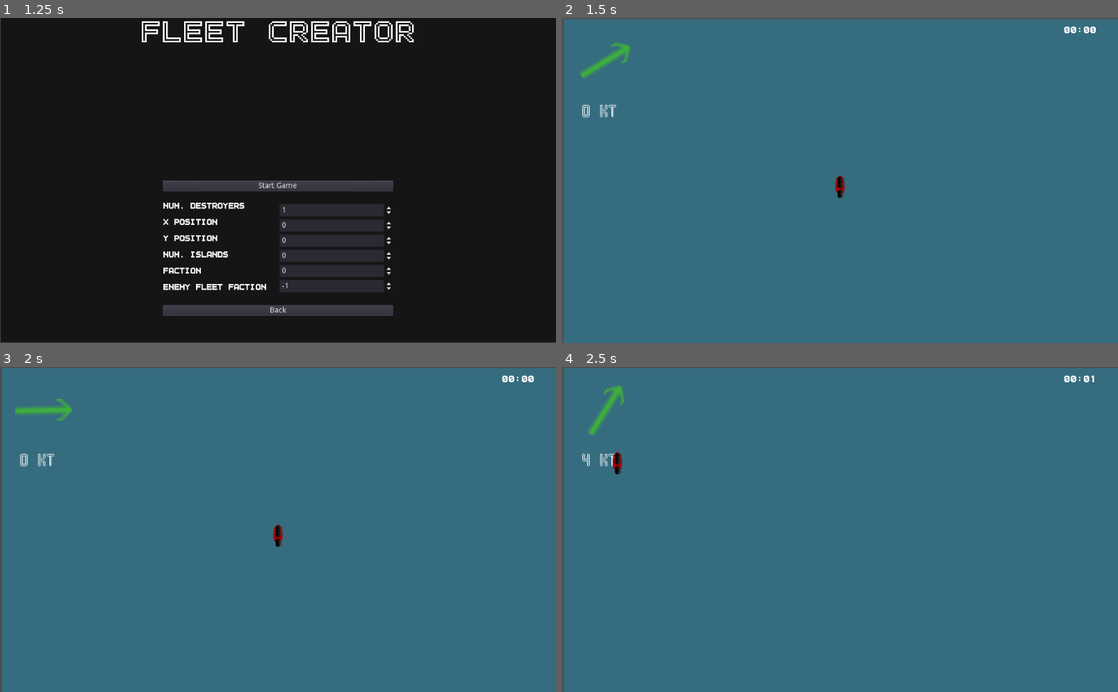
Above: before the commit, frames 1-4 (two rows, left to right).
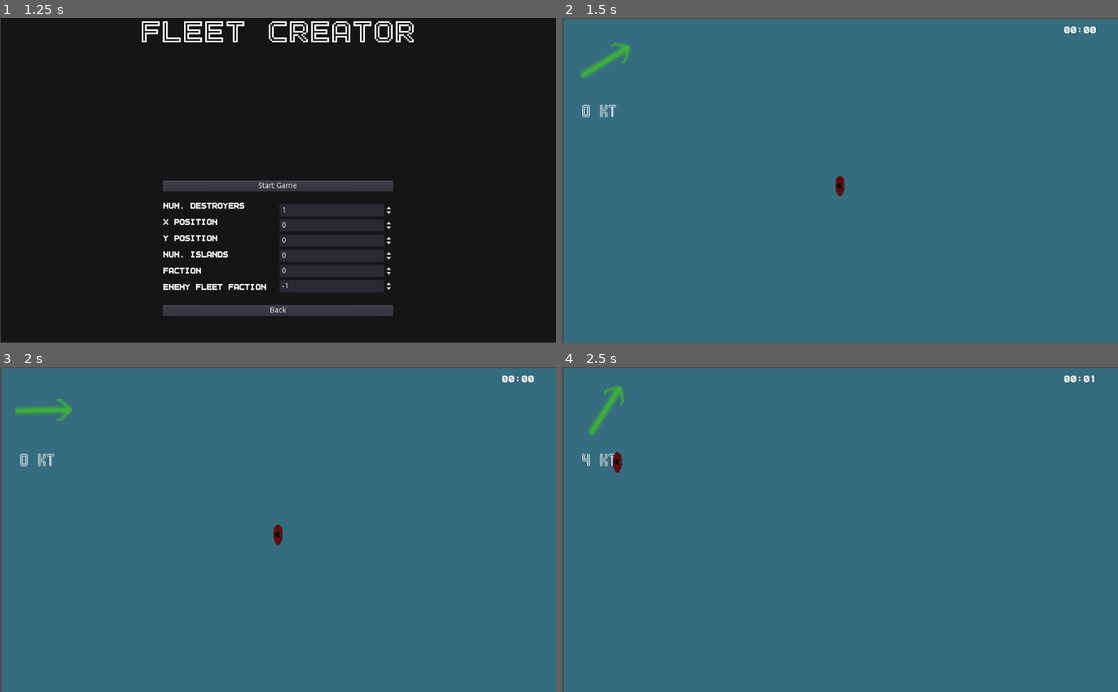
Above: after the commit, the same moments.

Repository: peter-shaw-benson/naval-game
Game: Godot game, scene res://gui/MainMenu.tscn
The game is run twice, just before and just after one commit, with the same random seed, the same clock (stepped at 60 frames per second) and the same inputs.
Inputs (mouse positions are in pixels of both pictures, inside the frame that each line leads up to):
- Up to frame 1 (1.25 s): click "Start Game (New Version)" at 0.5 s
- Up to frame 2 (1.5 s): click "Start Game" at 1.25 s
- Up to frame 3 (2 s): no input
- Up to frame 4 (2.5 s): move the mouse to (617, 461) at 2.02 s; hold A (shoot) from 2.03 s (still down); click (617, 461) at 2.17 s; tap Z (strike) at 2.3 s

Frame 1 is identical in both runs. In frame 2, less than 0.1% of the frame differs, in the area x 49-51%, y 48-56%; in frame 3, less than 0.1%; in frame 4, less than 0.1%, in the area x 9-11%, y 26-34%.
Error after the commit: Invalid set index 'x_offset' (on base: 'Area2D (Turret.gd)') with value of type 'int'. (res://Ships2/Turrets/Turret.gd:18)

Commit message:
finalized the multiple turrets a bit more

Diff:
--- a/Entities/Ships/FletcherClassDestroyer.gd
+++ b/Entities/Ships/FletcherClassDestroyer.gd
@@ -16,12 +16,18 @@
 "HMS Ramsey",
 ]
 
+var fletcher_turret_path = "res://art/Turrets/Light Gun 1/LightGunSprite.tres"
+
+# this determines the placement of each individual turret.
+# while this seems excessive for a simple ship, if we want to add MG's or something later,
+# this will become much more complex (with multiple sprite paths, multiple offsets, etc).
+
 var turret_list = [
-	{"weapon": LightGun.new(), "y_offset": 30, "barrels": 1},
-	{"weapon": LightGun.new(), "y_offset": 20, "barrels": 1},
-	{"weapon": LightGun.new(), "y_offset": 0, "barrels": 1},
-	{"weapon": LightGun.new(), "y_offset": -10, "barrels": 1},
-	{"weapon": LightGun.new(), "y_offset": -20, "barrels": 1},
+	{"weapon": LightGun.new(), "offset": [0,30], "barrels": 1, "sprite_path": fletcher_turret_path},
+	{"weapon": LightGun.new(), "offset": [0,20], "barrels": 1, "sprite_path": fletcher_turret_path},
+	{"weapon": LightGun.new(), "offset": [0,0], "barrels": 1, "sprite_path": fletcher_turret_path},
+	{"weapon": LightGun.new(), "offset": [0,-10], "barrels": 1, "sprite_path": fletcher_turret_path},
+	{"weapon": LightGun.new(), "offset": [0,-20], "barrels": 1, "sprite_path": fletcher_turret_path},
 ]
 
 var ship_stats = {
--- a/Ships2/ShipScene.gd
+++ b/Ships2/ShipScene.gd
@@ -151,7 +151,7 @@
 
 
 		## COMBAT
-		elif Input.is_action_pressed("shoot"):
+		elif Input.is_action_just_pressed("shoot"):
 			#print("shooting turrets")
 			if selected and combat_enabled:
 				self.shoot_turrets()
--- a/Ships2/ShipScene.tscn
+++ b/Ships2/ShipScene.tscn
@@ -1,25 +1,54 @@
-[gd_scene load_steps=8 format=2]
+[gd_scene load_steps=13 format=2]
 
 [ext_resource path="res://art/Individual Ship Sprite/Gunboat/gunboat_basic.png" type="Texture" id=1]
 [ext_resource path="res://Ships2/ShipScene.gd" type="Script" id=2]
 [ext_resource path="res://Miscellaneous/Detection Area.tscn" type="PackedScene" id=3]
-[ext_resource path="res://art/Individual Ship Sprite/Gunboat/gunboat_selected.png" type="Texture" id=4]
 [ext_resource path="res://Ships2/Turrets/Turret.tscn" type="PackedScene" id=5]
 
-[sub_resource type="SpriteFrames" id=1]
+[sub_resource type="AtlasTexture" id=1]
+flags = 4
+atlas = ExtResource( 1 )
+region = Rect2( 32, 0, 32, 32 )
+
+[sub_resource type="AtlasTexture" id=2]
+flags = 4
+atlas = ExtResource( 1 )
+region = Rect2( 32, 32, 32, 32 )
+
+[sub_resource type="AtlasTexture" id=3]
+flags = 4
+atlas = ExtResource( 1 )
+region = Rect2( 32, 64, 32, 32 )
+
+[sub_resource type="AtlasTexture" id=4]
+flags = 4
+atlas = ExtResource( 1 )
+region = Rect2( 0, 0, 32, 32 )
+
+[sub_resource type="AtlasTexture" id=5]
+flags = 4
+atlas = ExtResource( 1 )
+region = Rect2( 0, 32, 32, 32 )
+
+[sub_resource type="AtlasTexture" id=6]
+flags = 4
+atlas = ExtResource( 1 )
+region = Rect2( 0, 64, 32, 32 )
+
+[sub_resource type="SpriteFrames" id=7]
 animations = [ {
-"frames": [ ExtResource( 1 ) ],
+"frames": [ SubResource( 1 ), SubResource( 2 ), SubResource( 3 ) ],
+"loop": true,
+"name": "gunboat_clicked",
+"speed": 5.0
+}, {
+"frames": [ SubResource( 4 ), SubResource( 5 ), SubResource( 6 ) ],
 "loop": true,
 "name": "gunboat_basic",
 "speed": 5.0
-}, {
-"frames": [ ExtResource( 4 ) ],
-"loop": true,
-"name": "gunboat_clicked",
-"speed": 5.0
 } ]
 
-[sub_resource type="CapsuleShape2D" id=2]
+[sub_resource type="CapsuleShape2D" id=8]
 radius = 23.969
 height = 11.4084
 
@@ -30,18 +59,18 @@
 
 [node name="Sprite" type="AnimatedSprite" parent="."]
 scale = Vector2( 2, 2 )
-frames = SubResource( 1 )
+frames = SubResource( 7 )
 animation = "gunboat_basic"
 
 [node name="Hitbox" type="CollisionShape2D" parent="."]
 visible = false
 position = Vector2( 0.353561, 0 )
-shape = SubResource( 2 )
+shape = SubResource( 8 )
 
 [node name="IslandCollision" type="CollisionShape2D" parent="."]
 visible = false
 position = Vector2( 0.353561, 0 )
-shape = SubResource( 2 )
+shape = SubResource( 8 )
 
 [node name="ShotTimer" type="Timer" parent="."]
 [connection signal="area_entered" from="." to="." method="_on_Ship_area_entered"]
--- a/Ships2/Turrets/Turret.gd
+++ b/Ships2/Turrets/Turret.gd
@@ -14,8 +14,17 @@
 	# here, weapon is a dict of weapon data, y offset, and number of barrels
 	self.weaponData = weapon["weapon"]
 
-	self.y_offset = weapon["y_offset"]
+	self.y_offset = weapon["offset"][1]
+	self.x_offset = weapon["offset"][0]
 	self.num_barrels = weapon["barrels"]
+
+	# set sprite from the sprite path given in the weapon dict
+	var frames = load(weapon["sprite_path"])
+	get_node("AnimatedSprite").set_sprite_frames(frames)
+
+	get_node("AnimatedSprite").animation = "default"
+
+	#get_node("AnimatedSprite").speed_scale = 1
 
 	self.position.y += self.y_offset
 
@@ -39,6 +48,20 @@
 
 		bullet.transform = $Barrel.global_transform
 
+	get_node("AnimatedSprite").animation = "shoot"
+	get_node("AnimatedSprite").play()
+
+	get_node("AnimatedSprite").animation = "default"
+
+	#if get_node("AnimatedSprite").animation == "default":
+	#play_shoot_animation()
+
+func play_shoot_animation():
+	get_node("AnimatedSprite").animation = "shoot"
+	get_node("AnimatedSprite").play()
+
+	get_node("AnimatedSprite").animation = "default"
+
 func unlock():
 	self.locked = false
 
--- /dev/null
+++ b/art/Turrets/Light Gun 1/LightGunSprite.tres
@@ -0,0 +1,41 @@
+[gd_resource type="SpriteFrames" load_steps=7 format=2]
+
+[ext_resource path="res://art/Turrets/Light Gun 1/LightGun.png" type="Texture" id=1]
+
+[sub_resource type="AtlasTexture" id=1]
+flags = 4
+atlas = ExtResource( 1 )
+region = Rect2( 48, 0, 48, 48 )
+
+[sub_resource type="AtlasTexture" id=2]
+flags = 4
+atlas = ExtResource( 1 )
+region = Rect2( 0, 48, 48, 48 )
+
+[sub_resource type="AtlasTexture" id=3]
+flags = 4
+atlas = ExtResource( 1 )
+region = Rect2( 48, 48, 48, 48 )
+
+[sub_resource type="AtlasTexture" id=4]
+flags = 4
+atlas = ExtResource( 1 )
+region = Rect2( 0, 96, 48, 48 )
+
+[sub_resource type="AtlasTexture" id=5]
+flags = 4
+atlas = ExtResource( 1 )
+region = Rect2( 0, 0, 48, 48 )
+
+[resource]
+animations = [ {
+"frames": [ SubResource( 1 ), SubResource( 2 ), SubResource( 3 ), SubResource( 4 ) ],
+"loop": true,
+"name": "shoot",
+"speed": 5.0
+}, {
+"frames": [ SubResource( 5 ) ],
+"loop": true,
+"name": "default",
+"speed": 5.0
+} ]
--- a/gui/Fleet Maker.gd
+++ b/gui/Fleet Maker.gd
@@ -12,7 +12,7 @@
 var position_y = 0
 var num_islands = 0
 
-var faction = 0
+var player_faction = 0
 var enemy_faction = -1
 
 func _ready():
@@ -23,12 +23,12 @@
 
 	var initial_pos = Vector2(position_x, position_y)
 	#var squad = Squadron.new()
-	var ship_list = make_destroyer_array(num_destroyers, initial_pos)
+	var ship_list = make_destroyer_array(num_destroyers, initial_pos, player_faction)
 	#print(ship_list[0].speed)
 
 	return ship_list
 
-func make_destroyer_array(length, initial_pos):
+func make_destroyer_array(length, initial_pos, faction):
 	var destroyer_array = []
 
 	for i in range(length):
@@ -48,7 +48,7 @@
 func make_enemy_fleet():
 	var initial_pos = Vector2(400, 300)
 	#var squad = Squadron.new()
-	var ship_list = make_destroyer_array(2, initial_pos)
+	var ship_list = make_destroyer_array(2, initial_pos, enemy_faction)
 	#print(ship_list[0].speed)
 
 	return ship_list
@@ -79,7 +79,7 @@
 func _on_StartButton_pressed():
 	print("num_islands:", num_islands)
 	# Change player faction to
-	GameState.change_playerFaction(faction)
+	GameState.change_playerFaction(player_faction)
 
 	GameState.change_to_main_map("res://Game Map/Map 2.tscn", get_fleet_list(), num_islands)
 
@@ -87,7 +87,7 @@
 	num_islands = value
 
 func _on_Faction_value_changed(value):
-	faction = value
+	player_faction = value
 	#print(faction)
 func _on_Enemy_Faction_value_changed(value):
 	enemy_faction = value
Binary file changed: art/Individual Ship Sprite/Gunboat/gunboat_basic.png
Binary file added: art/Turrets/Light Gun 1/LightGun.png
Not shown, added: art/Turrets/Light Gun 1/LightGun.png.import
Not shown, changed: art/.DS_Store
Not shown, changed: art/Individual Ship Sprite/Gunboat/gunboat_basic.piskel
Not shown, added: art/Turrets/Light Gun 1/LightGun.piskel
